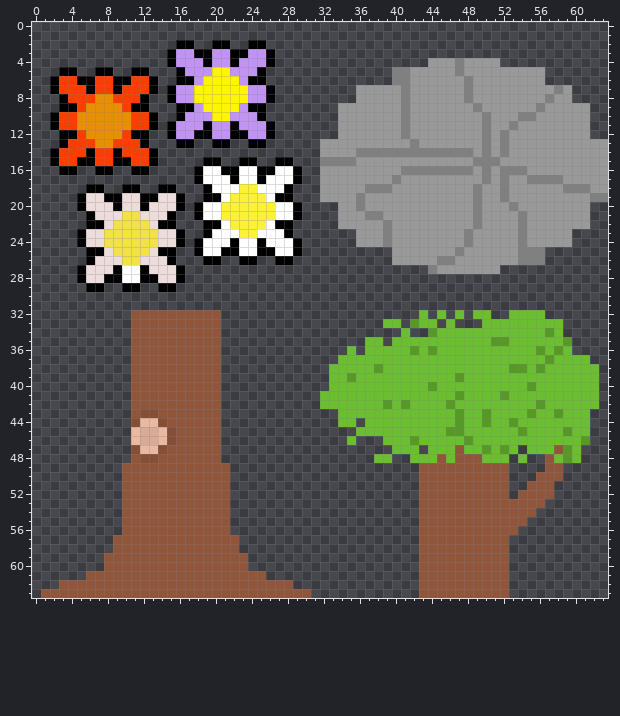
Edited in one commit: pixel-art sprite (Assets/Sprites/DetailTilemap.png). Above, as it was before the edit.
The file is 64x64 pixels.
And afterwards:
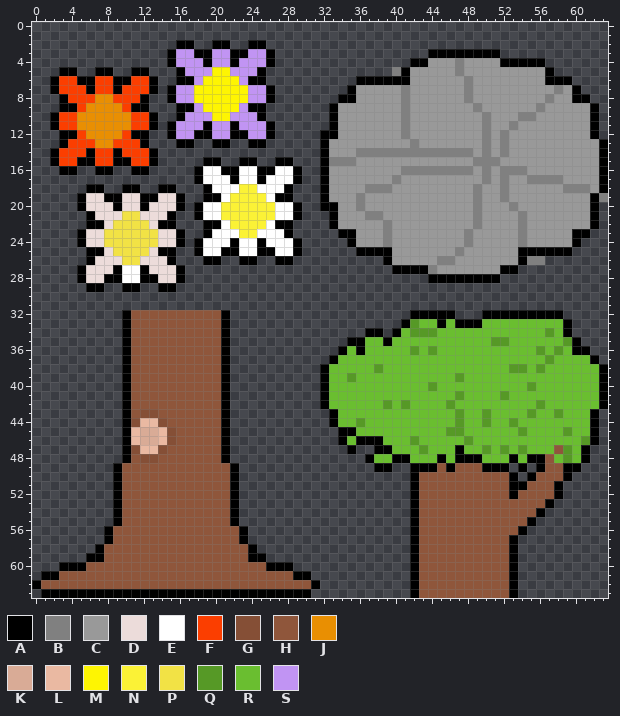
Palette (. is transparent): A #000000  B #808080  C #999999  D #ecdcda  E #ffffff  F #fb3e00  G #854f36  H #8f563b  J #e98f02  K #d9ab96  L #eab9a2  M #fef502  N #fbf236  P #f2e245  Q #569926  R #6abe30  S #c194f3
The exact change:
y 3: x 44..51 ........ -> AAAAAAAA
y 4: x 42..43 .. -> AA; x 52..56 ..... -> AAAAA
y 5: x 41 B -> A; x 57 . -> A
y 6: x 36..41 ....BB -> AAAAAA; x 57..59 ... -> AAA
y 7: x 35 . -> A; x 60 . -> A
y 8: x 34..35 .. -> AA; x 60..61 .. -> AA
y 9..11: x 33 . -> A; x 62 . -> A
y 12: x 32..33 .. -> AA; x 62 . -> A
y 13..14: x 32 C -> A; x 63 C -> A
y 15: x 32 B -> A; x 63 C -> A
y 16..18: x 32 C -> A; x 63 C -> A
y 19: x 32 C -> A; x 62 B -> A
y 20: x 32..33 .. -> AA; x 62 . -> A
y 21..22: x 33 . -> A; x 62 . -> A
y 23: x 34..35 .. -> AA; x 60..61 .. -> AA
y 24: x 35 . -> A; x 60 . -> A
y 25: x 36..39 .... -> AAAA; x 54..59 BBB... -> AAAAAA
y 26: x 39 . -> A; x 54 B -> A
y 27: x 40..43 .... -> AAAA; x 52..53 .. -> AA
y 28: x 44..51 ........ -> AAAAAAAA
y 32: x 10 . -> A; x 21 . -> A; x 42..47 .R.R.R -> AAAAA.; x 49..58 RR..RRRR.. -> .AAAAAAAAA
y 33: x 10 . -> A; x 21 . -> A; x 39..41 RR. -> ..A; x 45 . -> A; x 47..49 ... -> AAA; x 59 . -> A
y 34: x 10 . -> A; x 21 . -> A; x 37..38 .. -> AA; x 40 . -> A; x 42..43 .. -> QQ; x 59 . -> A
y 35: x 10 . -> A; x 21 . -> A; x 35..36 .. -> AA; x 39 . -> A; x 60 . -> A
y 36: x 10 . -> A; x 21 . -> A; x 34 . -> A; x 36 . -> A; x 60..61 .. -> AA
y 37: x 10 . -> A; x 21 . -> A; x 33 . -> A; x 62 . -> A
y 38..40: x 10 . -> A; x 21 . -> A; x 32 . -> A; x 63 . -> A
y 41..42: x 10 . -> A; x 21 . -> A; x 32 R -> A; x 63 . -> A
y 43: x 10 . -> A; x 21 . -> A; x 33 . -> A; x 62 . -> A
y 44: x 10 . -> A; x 21 . -> A; x 33 . -> A; x 36 . -> Q; x 62 . -> A
y 45: x 10 . -> A; x 21 . -> A; x 34..35 .. -> AA; x 62 . -> A
y 46: x 10 . -> A; x 21 . -> A; x 34 . -> A; x 36..38 ... -> AAA; x 62 . -> A
y 47: x 10 . -> A; x 21 . -> A; x 35 . -> A; x 38..39 .. -> AA; x 43 . -> Q; x 47 H -> A; x 54 . -> Q; x 61 . -> A
y 48: x 10 . -> A; x 21 . -> A; x 37 . -> A; x 40..41 .. -> AA; x 45 H -> A; x 47..49 HHH -> AAA; x 53 . -> A; x 55..56 .. -> AA; x 61 . -> A
y 49: x 9 . -> A; x 22 . -> A; x 38..39 .. -> AA; x 42..44 .HH -> AAA; x 46 H -> A; x 50..52 HHH -> AAA; x 54 . -> A; x 56 . -> A; x 59..60 .. -> AA
y 50: x 9 . -> A; x 22 . -> A; x 42 . -> A; x 53 . -> A; x 55 . -> A; x 59 . -> A
y 51: x 9 . -> A; x 22 . -> A; x 42 . -> A; x 53..54 .. -> AA; x 58 . -> A
y 52: x 9 . -> A; x 22 . -> A; x 42 . -> A; x 53 . -> A; x 58 . -> A
y 53: x 9 . -> A; x 22 . -> A; x 42 . -> A; x 57 . -> A
y 54: x 9 . -> A; x 22 . -> A; x 42 . -> A; x 56 . -> A
y 55: x 9 . -> A; x 22 . -> A; x 42 . -> A; x 55 . -> A
y 56: x 8..9 .. -> AH; x 22..23 .. -> HA; x 42 . -> A; x 54 . -> A
y 57: x 8 . -> A; x 23 . -> A; x 42 . -> A; x 53 . -> A
y 58: x 7..8 .. -> AH; x 23..24 .. -> HA; x 42 . -> A; x 53 . -> A
y 59: x 6..7 .. -> AA; x 24..25 .. -> AA; x 42 . -> A; x 53 . -> A
y 60: x 3..7 ..... -> AAAHH; x 24..28 ..... -> HHAAA; x 42 . -> A; x 53 . -> A
y 61: x 1..5 ..... -> AAHHH; x 26..30 ..... -> HHHAA; x 42 . -> A; x 53 . -> A
y 62: x 0..2 ... -> AHH; x 29..31 ... -> HHA; x 42 . -> A; x 53 . -> A
y 63: x 1..30 HHHHHHHHHHHHHHHHHHHHHHHHHHHHHH -> AAAAAAAAAAAAAAAAAAAAAAAAAAAAAA; x 42 . -> A; x 53 . -> A
Where, in picture pixels (left, top, right, bottom), the same in both pictures:
changed: (320, 49, 608, 598)
changed: (32, 310, 320, 598)
